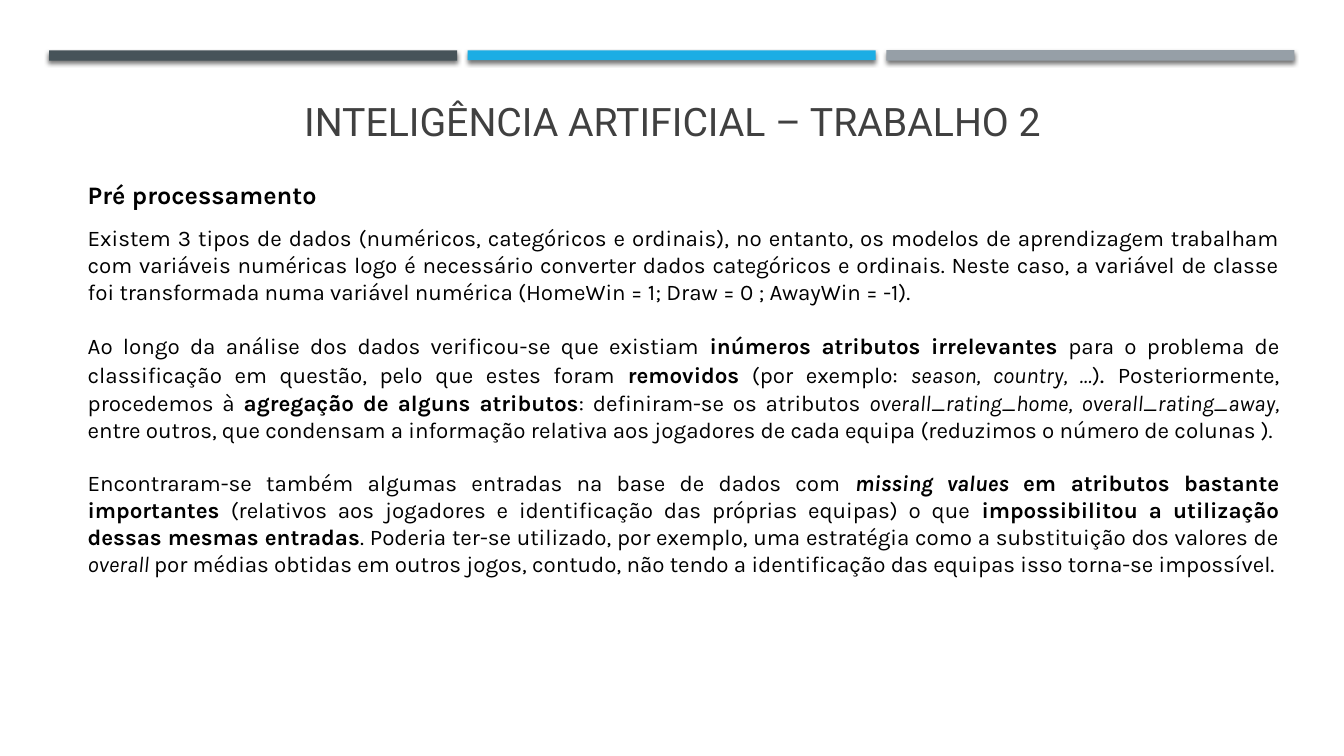
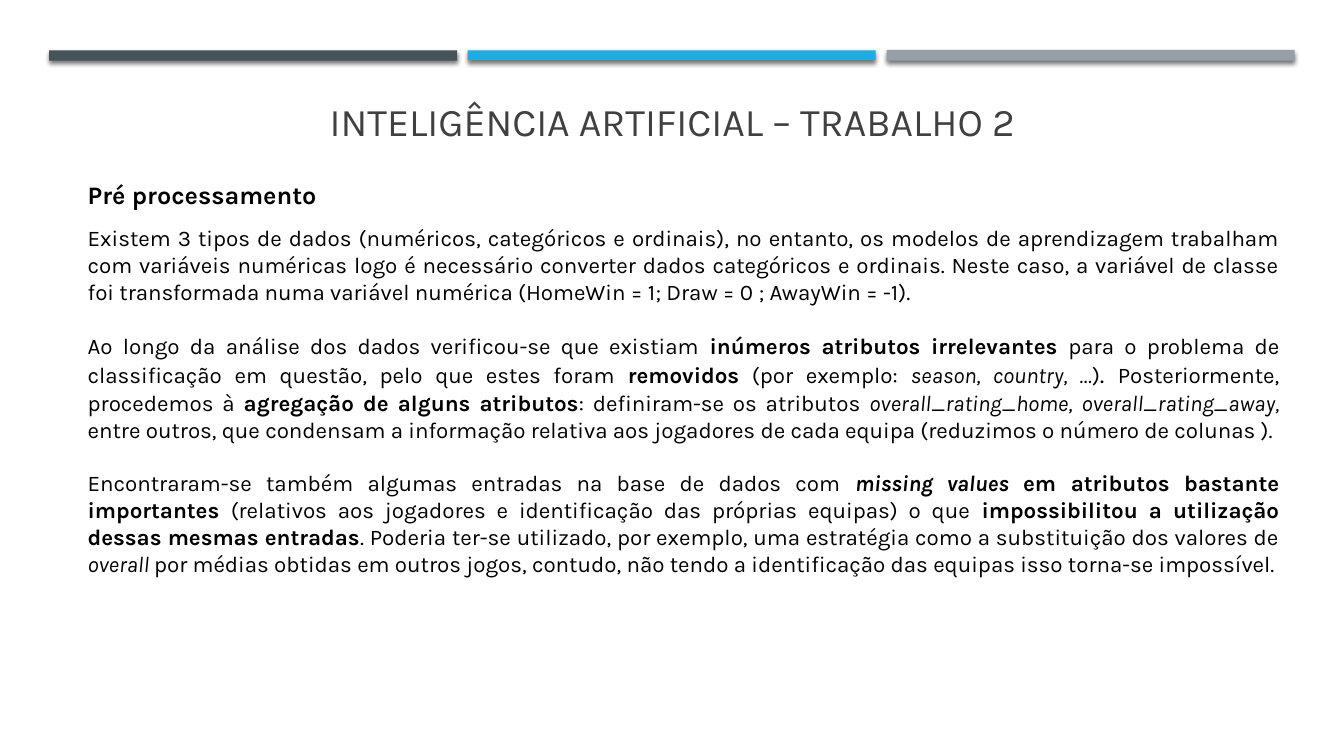
Before and after one commit to j-vm/FEUP_IART_2020, a slide deck: slide 6 of Assigment2/Checkpoint1_trabalho2.pptx (slide 4 before the commit). Drawn at 1344x756 pixels with LibreOffice and Linux fonts; fonts in the diff are those of the drawing. Boxes give left, top, right and bottom in pixels: in the first picture for what was removed or moved away, otherwise in the second. Text is boxed around its words. In the diff, an @@ line names an element or a change of style, - is before the commit and + after.

```diff
--- a/Assigment2/Checkpoint1_trabalho2.pptx
+++ b/Assigment2/Checkpoint1_trabalho2.pptx
@@ text "INTELIGÊNCIA ARTIFICIAL – TRABALHO 2" at [330,101,1015,137]: font Roboto to Karla @@
```
Also in this commit, not shown: 7 other slides changed, 3 slides added, 3 other files.
